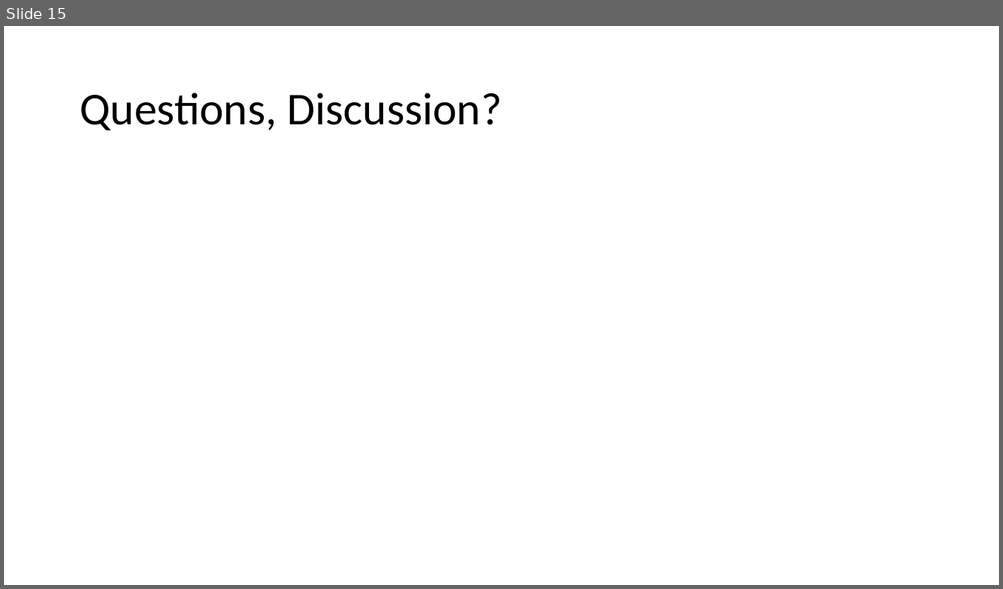
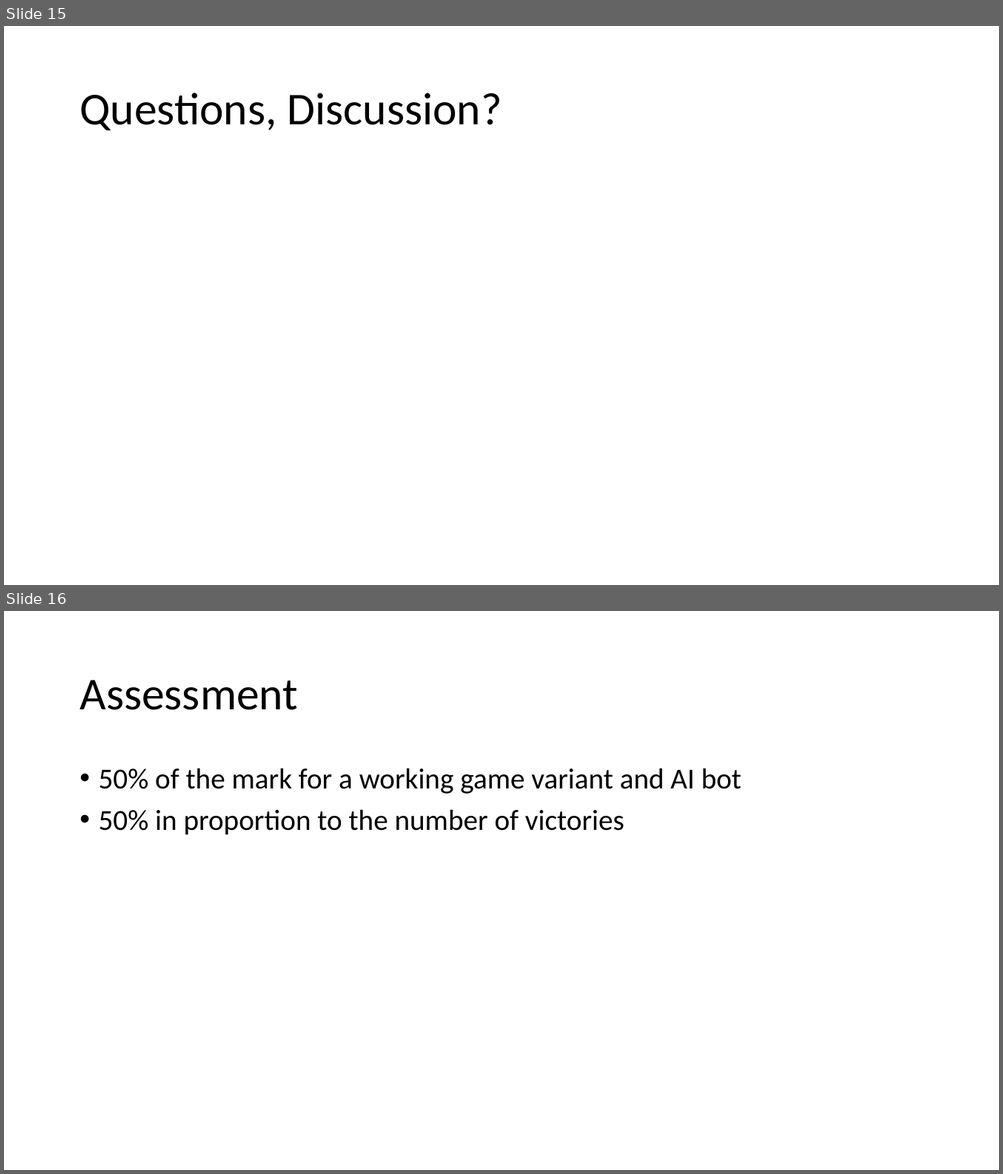
Before and after one commit to GAIGResearch/AIGD2, a slide deck: lectures/Game AI Hack 2018.pptx. Shown one above the other, each under a label of ours: slide 15 before the commit, slides 15 and 16 after it. The pictures are 1003x589 and 1003x1174 pixels, drawn with LibreOffice and Linux fonts; fonts in the diff are those of the drawing. Boxes give left, top, right and bottom in pixels: in the first picture for what was removed or moved away, otherwise in the second. Text is boxed around its words. In the diff, an @@ line names an element or a change of style, - is before the commit and + after.

Commit message:
Added / updated the Game AI Hack slides

```diff
--- a/lectures/Game AI Hack 2018.pptx
+++ b/lectures/Game AI Hack 2018.pptx
@@ slide 16 added at bbox=[4, 611, 999, 1170], background #FFFFFF @@
@@ title added at bbox=[79, 680, 298, 710], 44 pt, text #000000 @@
+Assessment
@@ text added at bbox=[99, 768, 741, 835], 28 pt, text #000000 @@
+• 50% of the mark for a working game variant and AI bot
+• 50% in proportion to the number of victories
```
Also in this commit, not shown: 2 other files.
